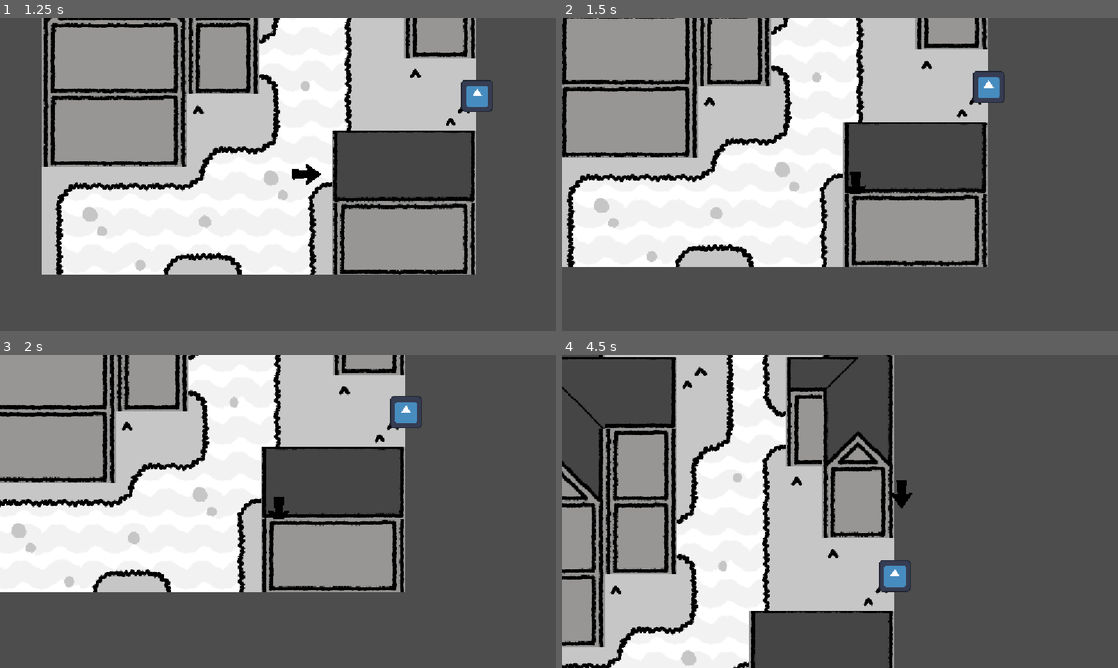
Above: before the commit, frames 1-4 (two rows, left to right).
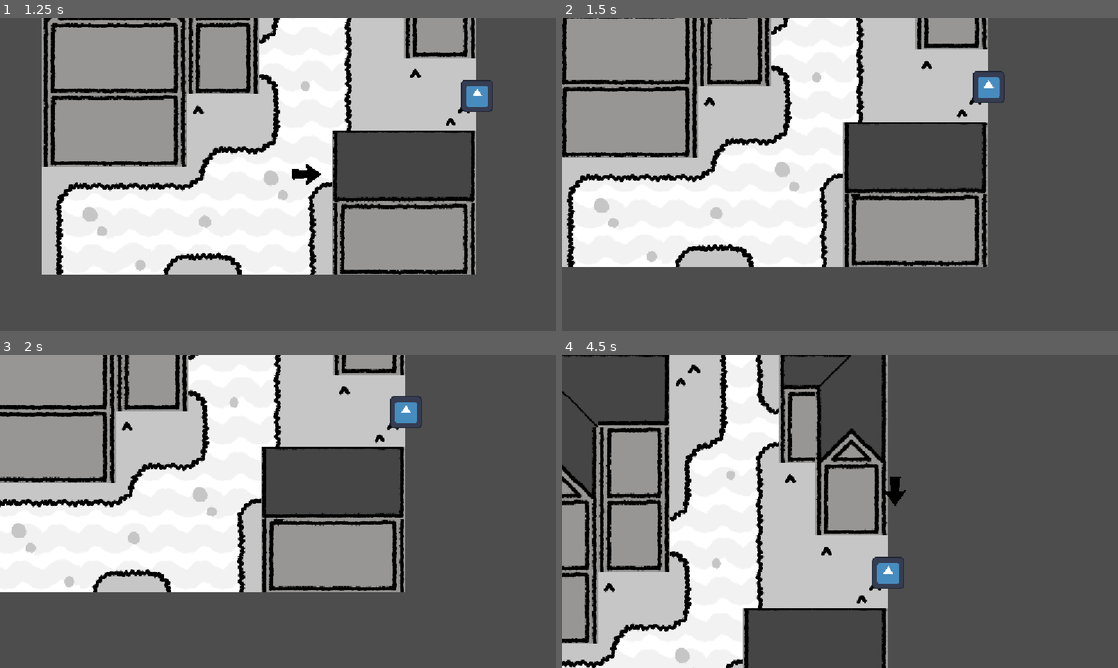
Above: after the commit, the same moments.

Repository: bobthefroog/ogpcpjlk
Game: Godot game, scene res://main.tscn
Two runs of this game, one before a commit and one after it. Both use one fixed random seed, a clock stepped at 60 frames per second and the inputs below. The engine's default icon, where the game draws it, is replaced by a stand-in: a white triangle on a blue panel in a dark square.
Inputs (mouse positions are in pixels of both pictures, inside the frame that each line leads up to):
- Up to frame 1 (1.25 s): move the mouse to (400, 158) at 0.52 s; hold D (right) from 0.53 s (still down); click (400, 158) at 0.6 s
- Up to frame 2 (1.5 s): move the mouse to (728, 190) at 1.27 s; release D (right) at 1.28 s; hold S (down) from 1.28 s (still down); click (728, 190) at 1.35 s
- Up to frame 3 (2 s): keep holding S (down)
- Up to frame 4 (4.5 s): move the mouse to (895, 442) at 2.02 s; release S (down) at 2.03 s; hold D (right) 2.03-2.78 s; click (895, 442) at 2.1 s; move the mouse to (812, 574) at 2.77 s; hold W (up) 2.78-3.53 s; click (812, 574) at 2.85 s; move the mouse to (1006, 558) at 3.52 s; hold A (left) from 3.53 s (still down); click (1006, 558) at 3.6 s; move the mouse to (673, 464) at 4.27 s; click (673, 464) at 4.35 s

Frame 1 is identical in both runs. In frame 2, 0.1% of the frame differs, in the area x 51-55%, y 49-58%; in frame 3, 0.1%; in frame 4, 16%, in the area x 0-63%, y 0-100%.

Commit message:
talking and walking

Diff:
--- a/global.gd
+++ b/global.gd
@@ -1,8 +1,11 @@
 extends Node
 
+var conv0 = [""]
 var iconv = 0
 var pdone = true
 var npcpos = Vector2(0,0)
+var current = conv0
+var cn = "conv0"
 signal pldone
 
 # Called when the node enters the scene tree for the first time.
--- a/main.tscn
+++ b/main.tscn
@@ -1,4 +1,4 @@
-[gd_scene format=4 uid="uid://c0gb1ipk46sva"]
+[gd_scene format=3 uid="uid://c0gb1ipk46sva"]
 
 [ext_resource type="PackedScene" uid="uid://ceieb84kqd438" path="res://player.tscn" id="1_0xm2m"]
 [ext_resource type="Script" uid="uid://c0ec7j6n6gtji" path="res://player.gd" id="2_h2yge"]
@@ -8,77 +8,35 @@
 [ext_resource type="PackedScene" uid="uid://dapghmd2fnxlt" path="res://npctalk.tscn" id="7_272bh"]
 [ext_resource type="Script" uid="uid://1f15eosmrv3s" path="res://npctalk.gd" id="8_5vw27"]
 [ext_resource type="Script" uid="uid://b1mrf1b1mxsn6" path="res://camera.gd" id="9_kek77"]
-[ext_resource type="Texture2D" uid="uid://dsifmfkf8u0lj" path="res://art/tilemapcontrast.png" id="14_vivmo"]
-[ext_resource type="Texture2D" uid="uid://cjr7ja1stdgus" path="res://art/houses/housetile.png" id="15_2cqfq"]
 [ext_resource type="PackedScene" uid="uid://6we7bvbaucve" path="res://testarea.tscn" id="16_2cqfq"]
 
 [sub_resource type="CircleShape2D" id="CircleShape2D_msgtk"]
 radius = 144.36066
 
-[sub_resource type="TileSetAtlasSource" id="TileSetAtlasSource_yaehf"]
-texture = ExtResource("14_vivmo")
-texture_region_size = Vector2i(100, 100)
+[node name="Main" type="Node2D" unique_id=1163750303]
 
-[sub_resource type="TileSetAtlasSource" id="TileSetAtlasSource_074og"]
-texture = ExtResource("15_2cqfq")
-texture_region_size = Vector2i(100, 100)
-2:2/0 = 0
-1:2/0 = 0
-0:2/0 = 0
-0:2/0/y_sort_origin = 1
-0:1/0 = 0
-1:0/0 = 0
-2:1/0 = 0
-1:1/0 = 0
-0:0/0 = 0
-2:0/0 = 0
-3:6/0 = 0
-2:6/0 = 0
-1:6/0 = 0
-0:6/0 = 0
-1:5/0 = 0
-2:5/0 = 0
-5:6/0 = 0
-4:6/0 = 0
-4:5/0 = 0
-5:5/0 = 0
-5:4/0 = 0
-4:4/0 = 0
-4:3/0 = 0
-4:2/0 = 0
-5:2/0 = 0
-5:3/0 = 0
-11:3/0 = 0
-10:3/0 = 0
-9:3/0 = 0
-8:3/0 = 0
-7:3/0 = 0
-7:2/0 = 0
-8:2/0 = 0
-9:2/0 = 0
-10:2/0 = 0
-11:2/0 = 0
-11:1/0 = 0
-10:1/0 = 0
-9:1/0 = 0
-8:1/0 = 0
-7:1/0 = 0
-7:0/0 = 0
-8:0/0 = 0
-9:0/0 = 0
-10:0/0 = 0
-11:0/0 = 0
+[node name="testarea" parent="." unique_id=450002822 instance=ExtResource("16_2cqfq")]
 
-[sub_resource type="TileSet" id="TileSet_msgtk"]
-tile_size = Vector2i(100, 100)
-sources/0 = SubResource("TileSetAtlasSource_yaehf")
-sources/1 = SubResource("TileSetAtlasSource_074og")
+[node name="Camera" type="Node2D" parent="." unique_id=483647295]
+script = ExtResource("9_kek77")
 
-[node name="Main" type="Node2D" unique_id=1163750303]
-y_sort_enabled = true
+[node name="Camera2D" type="Camera2D" parent="Camera" unique_id=1346942780]
+scale = Vector2(0.5, 0.5)
+zoom = Vector2(1.5, 1.5)
+limit_left = -500
+limit_top = -1500
+limit_right = 500
+limit_bottom = 1000
+limit_smoothed = true
+position_smoothing_enabled = true
+position_smoothing_speed = 8.0
+
+[node name="Sprite2D" type="Sprite2D" parent="Camera" unique_id=1053268123]
+visible = false
+scale = Vector2(0.6, 0.6)
+texture = ExtResource("6_7mycd")
 
 [node name="Player" parent="." unique_id=1219644781 instance=ExtResource("1_0xm2m")]
-y_sort_enabled = true
 position = Vector2(-175, 156)
 script = ExtResource("2_h2yge")
 
@@ -102,6 +60,21 @@
 scale = Vector2(0.5, 0.5)
 script = ExtResource("8_5vw27")
 
+[node name="conv2" type="Area2D" parent="." unique_id=1956087936]
+position = Vector2(-96, -286)
+
+[node name="CollisionShape2D" type="CollisionShape2D" parent="conv2" unique_id=1498769736]
+shape = SubResource("CircleShape2D_msgtk")
+
+[node name="Sprite2D" type="Sprite2D" parent="conv2" unique_id=722167726]
+position = Vector2(-1.1920929e-07, -1.9073486e-06)
+scale = Vector2(0.34375, 0.34375)
+texture = ExtResource("6_7mycd")
+
+[node name="npctalk" parent="conv2" unique_id=825368956 instance=ExtResource("7_272bh")]
+scale = Vector2(0.5, 0.5)
+script = ExtResource("8_5vw27")
+
 [node name="talktimer" type="Timer" parent="." unique_id=2017064057]
 one_shot = true
 
@@ -109,35 +82,8 @@
 wait_time = 0.05
 one_shot = true
 
-[node name="Camera" type="Node2D" parent="." unique_id=483647295]
-script = ExtResource("9_kek77")
-
-[node name="Camera2D" type="Camera2D" parent="Camera" unique_id=1346942780]
-scale = Vector2(0.5, 0.5)
-zoom = Vector2(1.5, 1.5)
-limit_left = -500
-limit_top = -1500
-limit_right = 500
-limit_bottom = 1000
-limit_smoothed = true
-position_smoothing_enabled = true
-position_smoothing_speed = 8.0
-
-[node name="Sprite2D" type="Sprite2D" parent="Camera" unique_id=1053268123]
-visible = false
-scale = Vector2(0.6, 0.6)
-texture = ExtResource("6_7mycd")
-
-[node name="TileMap" type="Node2D" parent="." unique_id=419834570]
-visible = false
-scale = Vector2(0.5, 0.5)
-
-[node name="TileMapLayer" type="TileMapLayer" parent="TileMap" unique_id=1102658995]
-tile_map_data = PackedByteArray("AAD8/wAAAQAAAAEAAAD+/wAAAQACAAEAAAD9/wAAAQABAAEAAAD8////AQAAAAIAAAD+////AQACAAIAAAD9////AQABAAIAAAA=")
-tile_set = SubResource("TileSet_msgtk")
-
-[node name="testarea" parent="." unique_id=450002822 instance=ExtResource("16_2cqfq")]
-
 [connection signal="body_entered" from="conv1" to="conv1/npctalk" method="_on_conv_1_body_entered"]
 [connection signal="body_exited" from="conv1" to="conv1/npctalk" method="_on_conv_1_body_exited"]
+[connection signal="body_entered" from="conv2" to="conv2/npctalk" method="_on_conv_2_body_entered"]
+[connection signal="body_exited" from="conv2" to="conv2/npctalk" method="_on_conv_2_body_exited"]
 [connection signal="timeout" from="talktimer" to="conv1/npctalk" method="_on_talktimer_timeout"]
--- a/npctalk.gd
+++ b/npctalk.gd
@@ -2,7 +2,9 @@
 
 var talk = 0
 var speak = 0
+var conv0 = [""]
 var conv1 = ["hi", "yup", "edwyzytwdt"]
+var conv2 = ["1", "2", "3"]
 var ospeak = -1
 var done = false
 @onready var timer = get_parent().get_parent().get_node("talktimer")
@@ -14,23 +16,24 @@
 
 func _process(delta: float) -> void:
 	if Global.iconv == 1:
-		Global.npcpos = get_parent().position
-		if speak != ospeak:
-			talk = 0
-			$Label.text = ""
-			if done == true and Global.pdone == true:
-				done = false
-				talking()
-				ospeak = speak
-		if Input.is_action_just_pressed("TalkNext") and Global.pdone == true:
-			if speak < (len(conv1)-1):
+		if Global.cn != "conv0":
+			Global.npcpos = get_parent().get_parent().get_node(Global.cn).position
+			if speak != ospeak:
+				talk = 0
 				$Label.text = ""
-				pdone()
-			else:
-				$Label.text = ""
-				speak = 0
-				Global.iconv = 0
-				ospeak = -1
+				if done == true and Global.pdone == true:
+					done = false
+					talking()
+					ospeak = speak
+			if Input.is_action_just_pressed("TalkNext") and Global.pdone == true:
+				if speak < (len(Global.current)-1):
+					$Label.text = ""
+					pdone()
+				else:
+					$Label.text = ""
+					speak = 0
+					Global.iconv = 0
+					ospeak = -1
 	else:
 		$Label.text = ""
 		speak = 0
@@ -39,20 +42,33 @@
 
 func talking():
 	talk = 0
-	for item in len(conv1[speak]):
-		if talk < (len(conv1[speak])):
-			$Label.text += conv1[speak][talk]
+	for item in len(Global.current[speak]):
+		if talk < (len(Global.current[speak])):
+			$Label.text += Global.current[speak][talk]
 		talk += 1
 		speedt.start()
 		await speedt.timeout
 	done = true
 
-func _on_conv_1_body_entered(body: Node2D) -> void:
-	Global.iconv = 1
-
-func _on_conv_1_body_exited(body: Node2D) -> void:
-	Global.iconv = 0
-
 func pdone():
 	await Global.pldone
 	speak += 1
+
+func _on_conv_1_body_entered(_body: Node2D) -> void:
+	Global.iconv = 1
+	Global.current = conv1
+	Global.cn = "conv1"
+func _on_conv_1_body_exited(_body: Node2D) -> void:
+	Global.iconv = 0
+	Global.current = conv0
+	Global.cn = "conv0"
+
+
+func _on_conv_2_body_entered(_body: Node2D) -> void:
+	Global.iconv = 1
+	Global.current = conv2
+	Global.cn = "conv2"
+func _on_conv_2_body_exited(_body: Node2D) -> void:
+	Global.iconv = 0
+	Global.current = conv0
+	Global.cn = "conv0"
--- a/ptalk.gd
+++ b/ptalk.gd
@@ -1,9 +1,12 @@
 extends Node2D
 
 var speak = 0
+var conv0 = [""]
 var conv1 = ["hello", "wassup", "dxgfhnz"]
+var conv2 = ["4", "5", "6"]
 var talk = 0
 var ospeak = -1
+var current = conv1
 @onready var speedt = get_parent().get_parent().get_node("talkspeed")
 
 # Called when the node enters the scene tree for the first time.
@@ -22,7 +25,7 @@
 				talking()
 		ospeak = speak
 		if Input.is_action_just_pressed("TalkNext") and Global.pdone == true:
-			if speak < (len(conv1)-1):
+			if speak < (len(current)-1):
 				speak += 1
 			else:
 				$Label.text = ""
@@ -35,11 +38,13 @@
 		ospeak = -1
 
 func talking():
-		for i in len(conv1[speak]):
-			if talk < (len(conv1[speak])):
-				$Label.text += conv1[speak][talk]
+		for i in len(current[speak]):
+			if talk < (len(current[speak])):
+				$Label.text += current[speak][talk]
 			talk += 1
 			speedt.start()
 			await speedt.timeout
 		Global.pdone = true
 		Global.pldone.emit()
+
+#make a new func to make it so ex: global cn = conv1 then player current = conv1 and so on
--- a/testarea.tscn
+++ b/testarea.tscn
@@ -18,76 +18,108 @@
 1:2/0 = 0
 1:0/0 = 0
 4:3/0 = 0
+4:3/0/z_index = 1
 4:3/0/y_sort_origin = 1
 4:2/0 = 0
+4:2/0/z_index = 1
 4:2/0/y_sort_origin = 1
 5:2/0 = 0
+5:2/0/z_index = 1
 5:2/0/y_sort_origin = 1
 5:3/0 = 0
+5:3/0/z_index = 1
 5:3/0/y_sort_origin = 1
 11:3/0 = 0
+11:3/0/z_index = 1
 11:3/0/y_sort_origin = 1
 10:3/0 = 0
+10:3/0/z_index = 1
 10:3/0/y_sort_origin = 1
 9:3/0 = 0
+9:3/0/z_index = 1
 9:3/0/y_sort_origin = 1
 8:3/0 = 0
+8:3/0/z_index = 1
 8:3/0/y_sort_origin = 1
 7:3/0 = 0
+7:3/0/z_index = 1
 7:3/0/y_sort_origin = 1
 7:2/0 = 0
+7:2/0/z_index = 1
 7:2/0/y_sort_origin = 1
 7:1/0 = 0
+7:1/0/z_index = 1
 7:1/0/y_sort_origin = 1
 7:0/0 = 0
+7:0/0/z_index = 1
 7:0/0/y_sort_origin = 1
 8:0/0 = 0
+8:0/0/z_index = 1
 8:0/0/y_sort_origin = 1
 9:0/0 = 0
+9:0/0/z_index = 1
 9:0/0/y_sort_origin = 1
 10:0/0 = 0
+10:0/0/z_index = 1
 10:0/0/y_sort_origin = 1
 10:1/0 = 0
+10:1/0/z_index = 1
 10:1/0/y_sort_origin = 1
 11:1/0 = 0
+11:1/0/z_index = 1
 11:1/0/y_sort_origin = 1
 11:2/0 = 0
+11:2/0/z_index = 1
 11:2/0/y_sort_origin = 1
 10:2/0 = 0
+10:2/0/z_index = 1
 10:2/0/y_sort_origin = 1
 9:2/0 = 0
+9:2/0/z_index = 1
 9:2/0/y_sort_origin = 1
 8:2/0 = 0
+8:2/0/z_index = 1
 8:2/0/y_sort_origin = 1
 8:1/0 = 0
+8:1/0/z_index = 1
 8:1/0/y_sort_origin = 1
 9:1/0 = 0
+9:1/0/z_index = 1
 9:1/0/y_sort_origin = 1
 11:0/0 = 0
+11:0/0/z_index = 1
 11:0/0/y_sort_origin = 1
 5:6/0 = 0
+5:6/0/z_index = 1
 5:6/0/y_sort_origin = 1
 4:6/0 = 0
+4:6/0/z_index = 1
 4:6/0/y_sort_origin = 1
 4:5/0 = 0
+4:5/0/z_index = 1
 4:5/0/y_sort_origin = 1
 5:5/0 = 0
+5:5/0/z_index = 1
 5:5/0/y_sort_origin = 1
 3:6/0 = 0
+3:6/0/z_index = 1
 3:6/0/y_sort_origin = 1
 2:6/0 = 0
 2:6/0/y_sort_origin = 1
 1:6/0 = 0
 1:6/0/y_sort_origin = 1
 0:6/0 = 0
+0:6/0/z_index = 1
 0:6/0/y_sort_origin = 1
 1:5/0 = 0
 1:5/0/y_sort_origin = 1
 2:5/0 = 0
 2:5/0/y_sort_origin = 1
 4:4/0 = 0
+4:4/0/z_index = 1
 4:4/0/y_sort_origin = 1
 5:4/0 = 0
+5:4/0/z_index = 1
 5:4/0/y_sort_origin = 1
 
 [sub_resource type="TileSetAtlasSource" id="TileSetAtlasSource_0cy10"]
@@ -140,10 +172,8 @@
 sources/1 = SubResource("TileSetAtlasSource_t65pu")
 
 [node name="testarea" type="Node2D" unique_id=450002822]
-y_sort_enabled = true
 
 [node name="TileMap" type="Node2D" parent="." unique_id=1474997960]
-y_sort_enabled = true
 
 [node name="path" type="TileMapLayer" parent="TileMap" unique_id=150257004]
 z_index = -1
